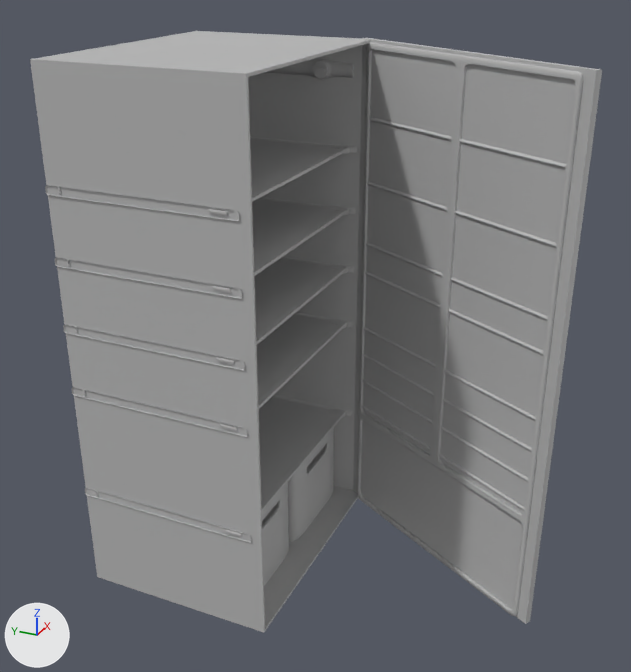
The FBX model Assets/Test/Fridge/Fridge.fbx as it was, and as the next commit left it.
Camera for both pictures: a 50 mm lens placed at (-2.17, -1.29, 1.21), pointed at (-0.02, -0.32, 0.13). Lighting does not change. The marker at lower left points along +X, +Y and +Z. Where no turn or scale is listed for an object, it has been applied to the vertices.

Objects in the first picture: 'FridgeDoor', 'FridgeShell', 'Fridge_BottomContainers', 'FrontOfTray', 'FrontOfTray1', 'FrontOfTray3', 'Tray', 'Tray6', 'Tray7', 'Tray8', 'Tray9', 'pPlane11', 'pPlane12', 'pPlane14', 'pPlane16', 'pPlane5', 'pPlane6', 'pPlane7', 'pPlane8', 'pPlane9'.
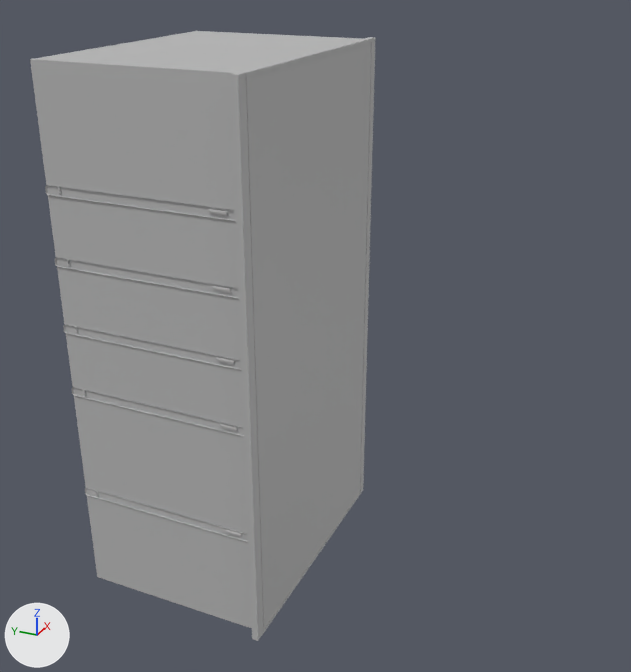
Where the change shows, as pixel boxes (x1, y1, x2, y2) in the pictures (631 x 672 px):
```json
{"object": "FridgeDoor", "change": "moved", "before": [353, 38, 602, 624], "after": [230, 37, 376, 641]}
{"object": "pPlane5", "change": "moved", "before": [357, 42, 583, 616], "on screen": "not visible afterwards"}
{"object": "pPlane16", "change": "moved", "before": [369, 117, 566, 169], "on screen": "not visible afterwards"}
{"object": "pPlane14", "change": "moved", "before": [367, 181, 556, 248], "on screen": "not visible afterwards"}
{"object": "pPlane12", "change": "moved", "before": [365, 242, 548, 320], "on screen": "not visible afterwards"}
{"object": "pPlane11", "change": "moved", "before": [365, 271, 543, 355], "on screen": "not visible afterwards"}
{"object": "pPlane9", "change": "moved", "before": [363, 327, 535, 420], "on screen": "not visible afterwards"}
{"object": "pPlane8", "change": "moved", "before": [363, 354, 532, 451], "on screen": "not visible afterwards"}
{"object": "pPlane7", "change": "moved", "before": [362, 380, 528, 482], "on screen": "not visible afterwards"}
{"object": "pPlane6", "change": "moved", "before": [361, 405, 525, 511], "on screen": "not visible afterwards"}
{"object": "Fridge_BottomContainers", "change": "unchanged, covered by the edit", "before": [262, 428, 334, 586]}
{"object": "Tray9", "change": "unchanged, covered by the edit", "before": [258, 397, 336, 502]}
{"object": "Tray8", "change": "unchanged, covered by the edit", "before": [254, 258, 338, 336]}
{"object": "Tray7", "change": "unchanged, covered by the edit", "before": [256, 314, 337, 400]}
```

The change, as JSON lines over the scene's bpy script:
```json
{"op": "set", "path": "ob_pplane7.location", "old": "(17.71, -20.0, 65.9)", "new": "(-21.81, -20.0, 33.6)"}
{"op": "set", "path": "ob_pplane9.location", "old": "(17.71, 0.0, 65.9)", "new": "(-21.81, 0.0, 33.6)"}
{"op": "set", "path": "ob_pplane12.location", "old": "(17.71, 30.0, 65.9)", "new": "(-21.81, 30.0, 33.6)"}
{"op": "set", "path": "ob_pplane6.location", "old": "(17.71, -30.0, 65.9)", "new": "(-21.81, -30.0, 33.6)"}
{"op": "set", "path": "ob_pplane16.location", "old": "(17.71, 70.0, 65.9)", "new": "(-21.81, 70.0, 33.6)"}
{"op": "set", "path": "ob_pplane11.location", "old": "(17.71, 20.0, 65.9)", "new": "(-21.81, 20.0, 33.6)"}
{"op": "set", "path": "ob_pplane8.location", "old": "(17.71, -10.0, 65.9)", "new": "(-21.81, -10.0, 33.6)"}
{"op": "set", "path": "ob_fridgedoor.parent", "old": "ob_fridgegrp", "new": "ob_group7"}
{"op": "set", "path": "ob_fridgedoor.location", "old": "(18.51, 12.0, 66.36)", "new": "(-21.02, 12.0, 34.06)"}
{"op": "set", "path": "ob_pplane14.location", "old": "(17.71, 50.0, 65.9)", "new": "(-21.81, 50.0, 33.6)"}
{"op": "set", "path": "ob_pplane5.parent", "old": "ob_fridgegrp", "new": "ob_group7"}
{"op": "set", "path": "ob_pplane5.location", "old": "(16.94, 0.0, 65.45)", "new": "(-22.59, 0.0, 33.15)"}
{"op": "add", "block": "ob_group7", "code": ["ob_group7 = bpy.data.objects.new('group7', None)", "ob_group7.parent = ob_fridgegrp", "ob_group7.location = (39.52, 0.0, 32.3)", "ob_group7.rotation_euler = (0.0, -1.047, 0.0)  # degrees (0, -60, 0)"]}
```
